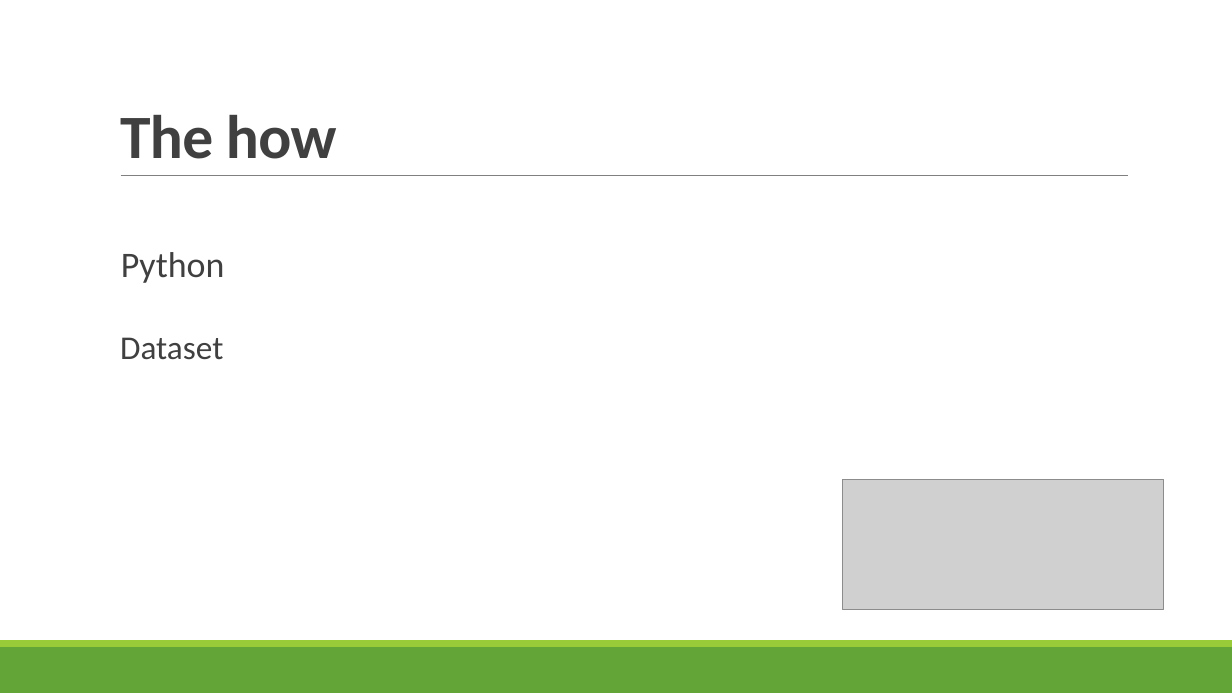
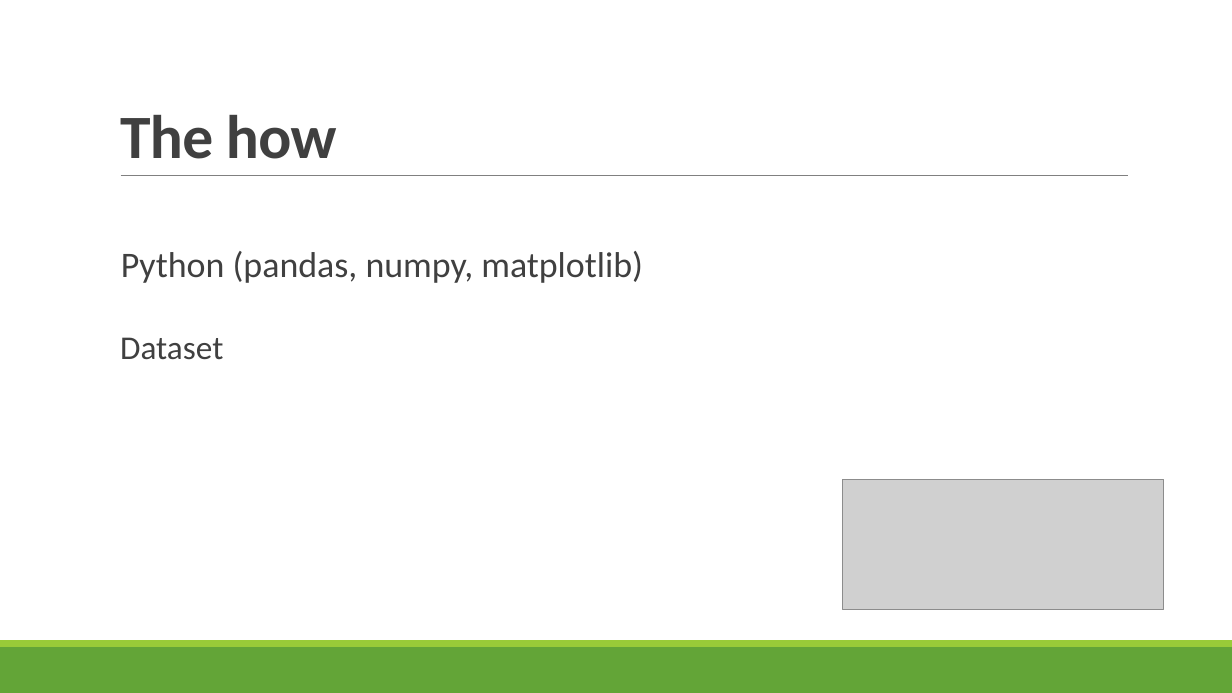
Before and after one commit to meytala/seenopsis, a slide deck: slide 4 of seenopsis_presentation.pptx. Drawn at 1232x693 pixels with LibreOffice and Linux fonts; fonts in the diff are those of the drawing; grey boxes stand for pictures. Boxes give left, top, right and bottom in pixels: in the first picture for what was removed or moved away, otherwise in the second. Text is boxed around its words. In the diff, an @@ line names an element or a change of style, - is before the commit and + after.

```diff
--- a/seenopsis_presentation.pptx
+++ b/seenopsis_presentation.pptx
@@ text at (x1=121, y1=251, x2=643, y2=283): text changed @@
-  Python
+  Python (pandas, numpy, matplotlib)
```
Also in this commit, not shown: 1 other slide changed, 3 other files.
